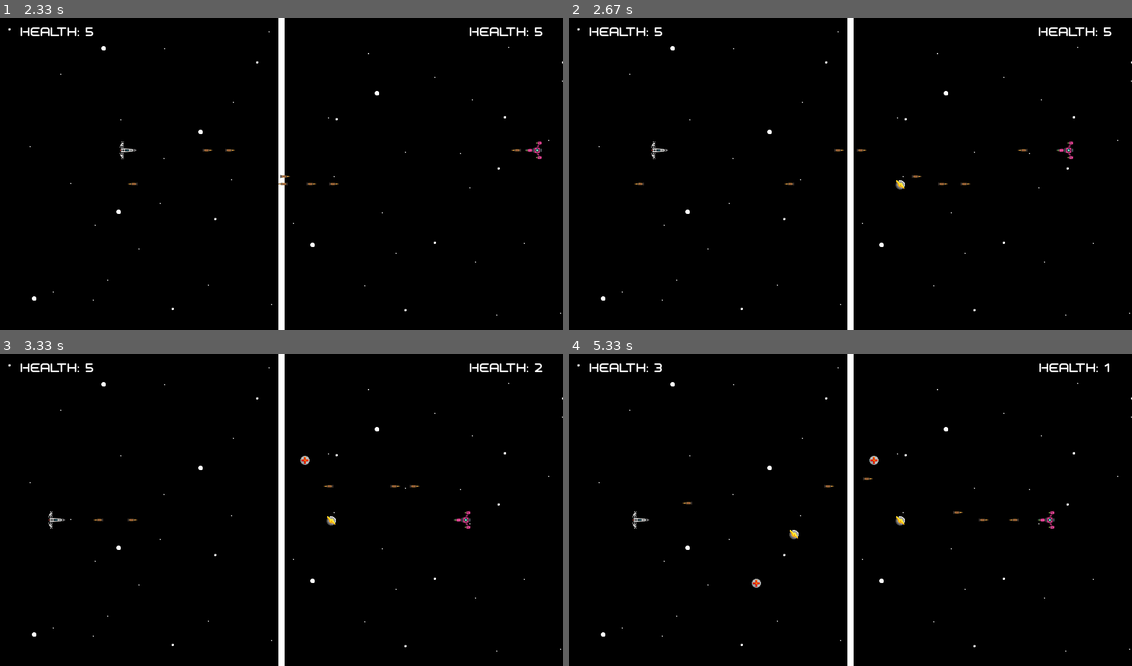
Above: before the commit, frames 1-4 (two rows, left to right).
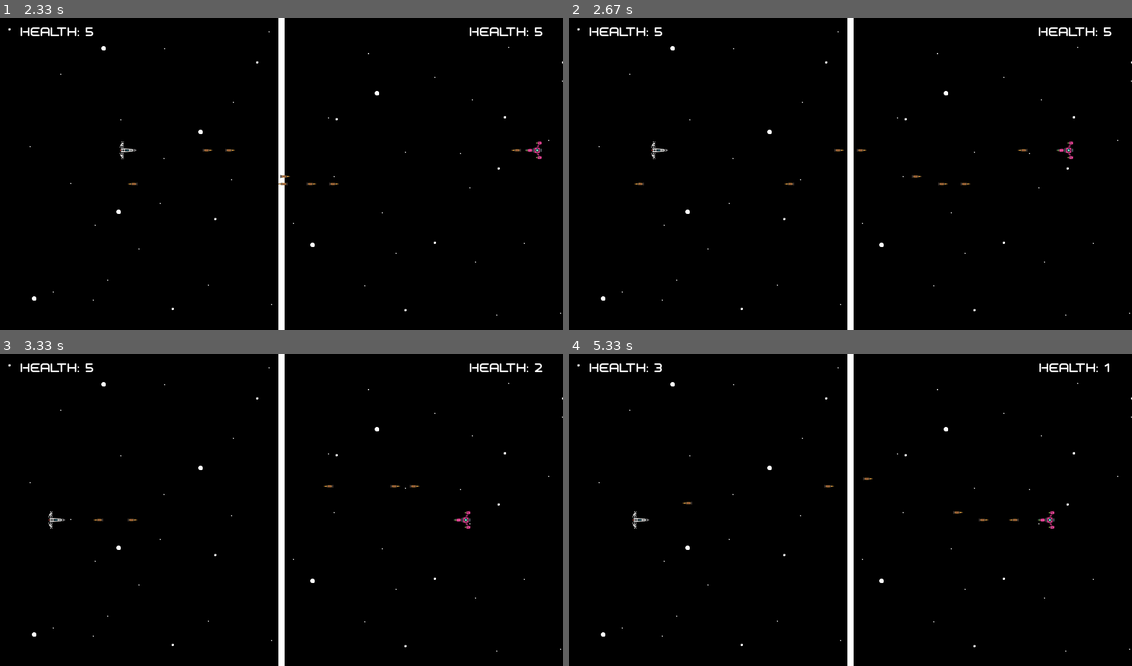
Above: after the commit, the same moments.

Repository: smallblue2/1v1-Pygame-Shooter
Game: pygame game, started from main.py
Same seed, same stepped clock (60 frames per second), same inputs: the game is played once before the commit and once after it.
Inputs:
- Up to frame 1 (2.33 s): hold Right Ctrl 0.33-0.8 s; hold Right 0.33-0.8 s; hold Right 0.83-1.3 s; hold D 0.83-1.3 s; tap Space at 0.9, 1.2, 1.4, 1.73, 2.03, 2.23 s; tap Right Ctrl at 0.98, 2.32 s; hold Up 1.33-1.63 s; hold W 1.33-1.63 s; hold Right 1.67-2.13 s; hold D 1.67-2.13 s; hold Left from 2.17 s (still down); hold A from 2.17 s (still down)
- Up to frame 2 (2.67 s): keep holding Left; keep holding A; tap Space at 2.53 s
- Up to frame 3 (3.33 s): release Left at 2.7 s; release A at 2.7 s; hold Down 2.73-3.03 s; hold S 2.73-3.03 s; tap Space at 2.8, 3.13 s; hold Left from 3.07 s (still down); hold A from 3.07 s (still down)
- Up to frame 4 (5.33 s): tap Space at 3.43, 3.57, 3.97, 4.27, 4.63, 5.03 s; release Left at 3.47 s; release A at 3.47 s; hold Up 3.5-3.87 s; hold W 3.5-3.87 s; tap Right Ctrl at 3.65, 5.12 s; hold Right 3.9-4.53 s; hold D 3.9-4.53 s; hold Down 4.57-4.93 s; hold S 4.57-4.93 s; hold Left from 4.97 s (still down); hold A from 4.97 s (still down)

Frame 1 is identical in both runs. In frame 2, less than 0.1% of the frame differs, in the area x 58-60%, y 52-55%; in frame 3, less than 0.1%; in frame 4, 0.2%, in the area x 32-60%, y 32-75%.

Commit message:
Moved variables into objects, added asset

Diff:
--- a/main.py
+++ b/main.py
@@ -13,8 +13,8 @@
 WIN = pygame.display.set_mode((WIDTH, HEIGHT))
 FPS = 60
 TIMER = 0
-MAX_BULLETS = 4
-P_UP_SPAWN_RATE = 100
+MAX_BULLETS = 5
+P_UP_SPAWN_RATE = 600
 P_UP_DURATION = 1
 FONT = pygame.font.Font('assets/Voyager Heavy.otf', 20)
 
@@ -44,6 +44,7 @@
 		self.d_pressed = False
 		self.speed = 3
 		self.health = 5
+		self.max_bullets = MAX_BULLETS
 		self.bullets = []
 		self.power_ups = []
 
@@ -81,6 +82,7 @@
 		self.right_pressed = False
 		self.speed = 3
 		self.health = 5
+		self.max_bullets = MAX_BULLETS
 		self.bullets = []
 		self.power_ups = []
 
@@ -181,7 +183,7 @@
 				if event.key == pygame.K_s:
 					p1.s_pressed = True
 				if event.key == pygame.K_SPACE :
-					if len(p1.bullets) <= MAX_BULLETS:
+					if len(p1.bullets) < p1.max_bullets:
 						p1b = BULLET(1, p1)
 						p1.bullets.append(p1b)
 				# Player 2 Key Checks
@@ -194,7 +196,7 @@
 				if event.key == pygame.K_DOWN:
 					p2.down_pressed = True
 				if event.key == pygame.K_RCTRL:
-					if len(p2.bullets) <= MAX_BULLETS:
+					if len(p2.bullets) < p2.max_bullets:
 						p2b = BULLET(2, p2)
 						p2.bullets.append(p2b)
 
Binary file added: assets/pixil-frame-0 (2).png
